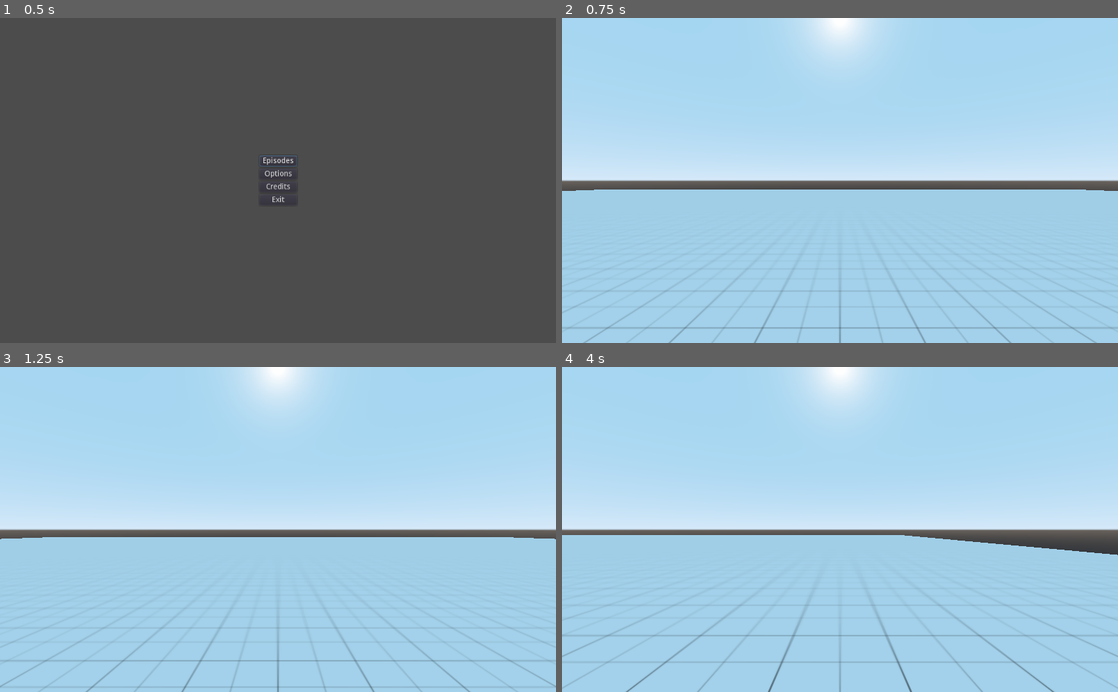
Above: before the commit, frames 1-4 (two rows, left to right).
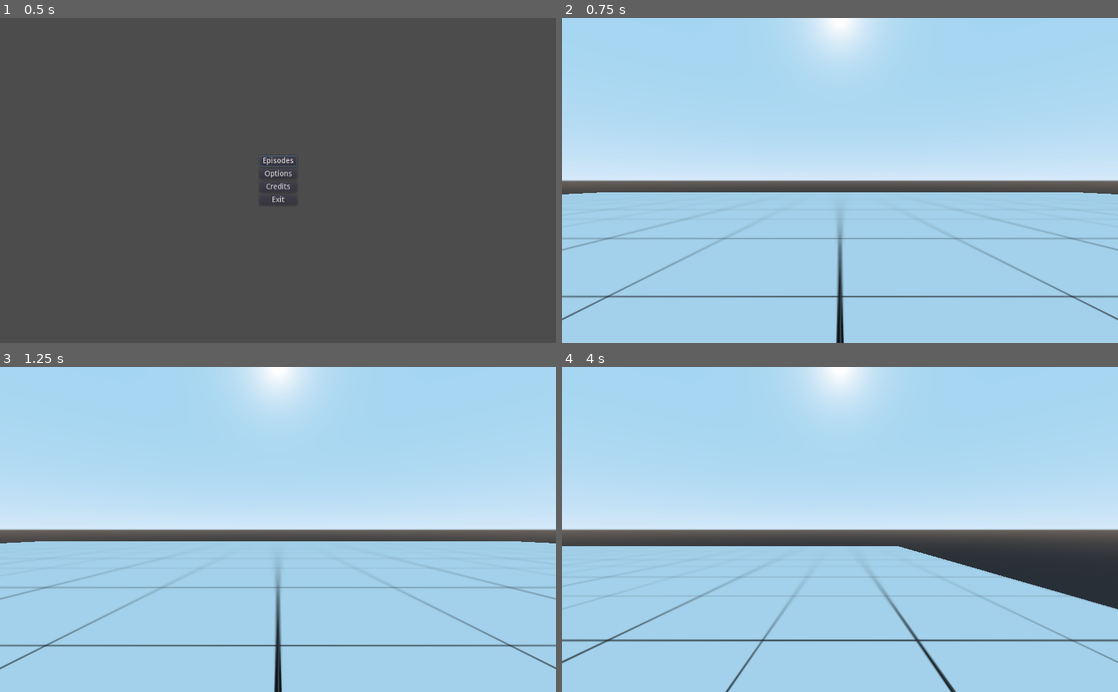
Above: after the commit, the same moments.

Repository: Blue-Bean-Games/Unnamed-Horror-Game
Game: Godot game, scene res://Scenes/Start.tscn
Two runs of this game, one before a commit and one after it. Both use one fixed random seed, a clock stepped at 60 frames per second and the inputs below.
Inputs (mouse positions are in pixels of both pictures, inside the frame that each line leads up to):
- Up to frame 1 (0.5 s): no input
- Up to frame 2 (0.75 s): click "Episodes" at 0.5 s
- Up to frame 3 (1.25 s): no input
- Up to frame 4 (4 s): move the mouse to (962, 513) at 1.27 s; hold D (move-right) 1.28-2.03 s; hold Space (jump) 1.28-2.03 s; move the mouse to (728, 545) at 2.02 s; hold S (move-backwards) 2.03-2.78 s; tap Shift (sprint) at 2.1, 3.6 s; tap Space (jump) at 2.27, 2.3, 2.57, 3.77, 3.8 s; move the mouse to (895, 458) at 2.77 s; hold D (move-right) 2.78-3.53 s; hold Space (jump) 2.78-3.53 s; move the mouse to (812, 594) at 3.52 s; hold Z (move-forwards) from 3.53 s (still down)

Frame 1 is identical in both runs. In frame 2, 3.6% of the frame differs, in the area x 0-100%, y 52-100%; in frame 3, 4.1%; in frame 4, 9.0%, in the area x 0-100%, y 51-100%.

Commit message:
fully implemented jumping and fixed grid size

Diff:
--- a/Scenes/proto-world.tscn
+++ b/Scenes/proto-world.tscn
@@ -5,14 +5,13 @@
 
 [sub_resource type="SpatialMaterial" id=3]
 albedo_texture = ExtResource( 2 )
-uv1_scale = Vector3( 100, 100, 20 )
+uv1_scale = Vector3( 10, 10, 20 )
 
 [sub_resource type="BoxShape" id=1]
 extents = Vector3( 100, 0.25, 100 )
 
 [sub_resource type="CapsuleShape" id=2]
-radius = 0.1
-height = 0.4
+height = 4.0
 
 [node name="world" type="Spatial"]
 
@@ -36,4 +35,4 @@
 shape = SubResource( 2 )
 
 [node name="Camera" type="Camera" parent="player"]
-transform = Transform( 1, 0, 0, 0, 1, 0, 0, 0, 1, 0, 0.2, 0 )
+transform = Transform( 1, 0, 0, 0, 1, 0, 0, 0, 1, 0, 2, 0 )
--- a/Scripts/player.gd
+++ b/Scripts/player.gd
@@ -1,11 +1,10 @@
 extends KinematicBody
 
 var current_speed = Vector3(0, 0, 0)
+var jump_vector = Vector3(0, 0, 0)
 var movement_speed = 0.5
 var mouse_sensitivity = 0.005
-var gravity = -50
-var jump = false
-var stop_jump = true
+var gravity = -100
 var sprinting = false
 
 func _unhandled_input(event):
@@ -36,7 +35,6 @@
 	else:
 		movement_speed = 50
 
-
 	movement_direction = movement_direction.normalized()
 
 	return movement_direction
@@ -54,26 +52,14 @@
 	current_speed = get_movement_input() * movement_speed
 
 	# jumping
-	if Input.is_action_pressed("jump"):
-		jump = true
-		if current_speed.y >= 0.08:
-			stop_jump = true
-		if not stop_jump:
-			current_speed.y = lerp(current_speed.y, 50, 0.01)
-	elif Input.is_action_just_released("jump"):
-		jump = false
-		stop_jump = false
-
+	if Input.is_action_pressed("jump") and is_on_floor():
+		jump_vector.y = 20
 
 	# add gravity
 	if not is_on_floor():
-		if jump:
-			current_speed.y += gravity * delta * 0.5
-		else:
-			current_speed.y += gravity * delta
-	else:
-		current_speed.y = lerp(current_speed, 0, 0.1)
+		jump_vector.y += gravity * delta
 
 	print(current_speed)
 
 	move_and_slide(current_speed)
+	move_and_slide(jump_vector, Vector3.UP)
